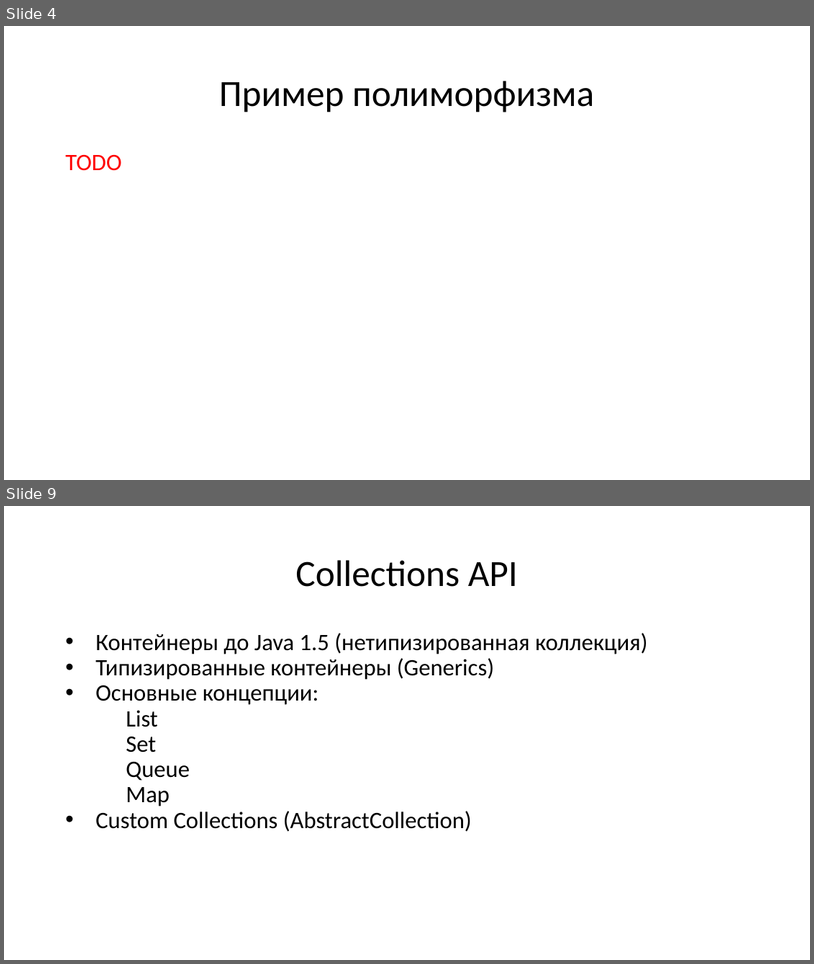
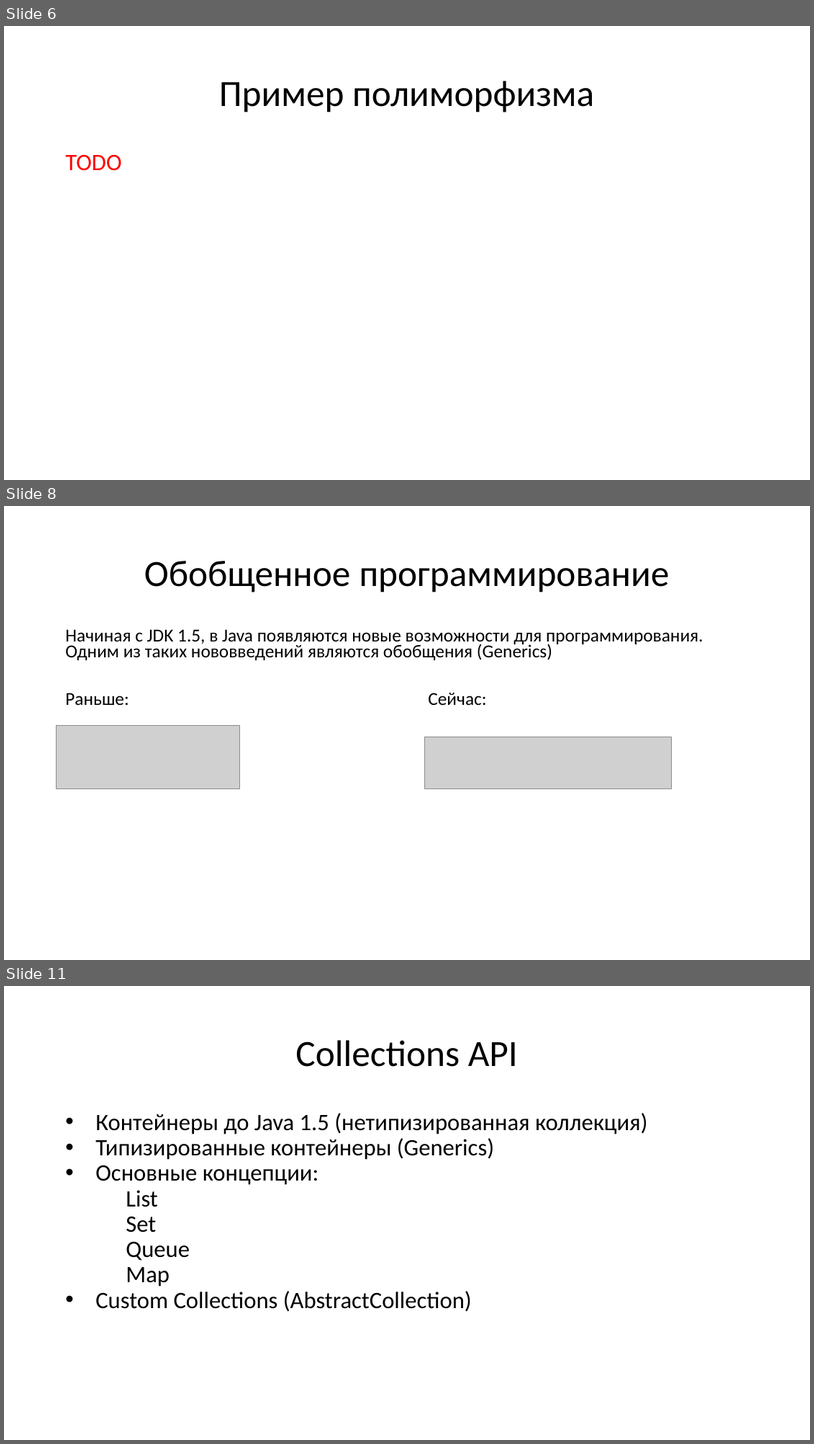
Before and after one commit to di-zhur/checkers, a slide deck: Java Core 2.pptx. Shown one above the other, each under a label of ours: slides 4 and 9 before the commit, slides 6, 8 and 11 after it; the slides between them are not shown. The pictures are 814x964 and 814x1444 pixels, drawn with LibreOffice and Linux fonts; fonts in the diff are those of the drawing; grey boxes stand for pictures. Boxes give left, top, right and bottom in pixels: in the first picture for what was removed or moved away, otherwise in the second. Text is boxed around its words. In the diff, an @@ line names an element or a change of style, - is before the commit and + after.

```diff
--- a/Java Core 2.pptx
+++ b/Java Core 2.pptx
@@ slide 8 added at [4,506,810,960], background #FFFFFF @@
@@ title added at [144,561,670,592], 44 pt, text #000000 @@
+Обобщенное программирование
@@ text added at [65,629,703,705], 21.7 pt, text #000000 @@
+Начиная с JDK 1.5, в Java появляются новые возможности для программирования. Одним из таких нововведений являются обобщения (Generics)
+Раньше: Сейчас:
@@ picture added at [56,725,239,788] @@
@@ picture added at [425,736,672,788] @@
@@ what was slide 4 is now slide 6 @@
@@ what was slide 9 is now slide 11 @@
```
Also in this commit, not shown: 6 slides changed, 5 other slides added, 7 slides removed.
